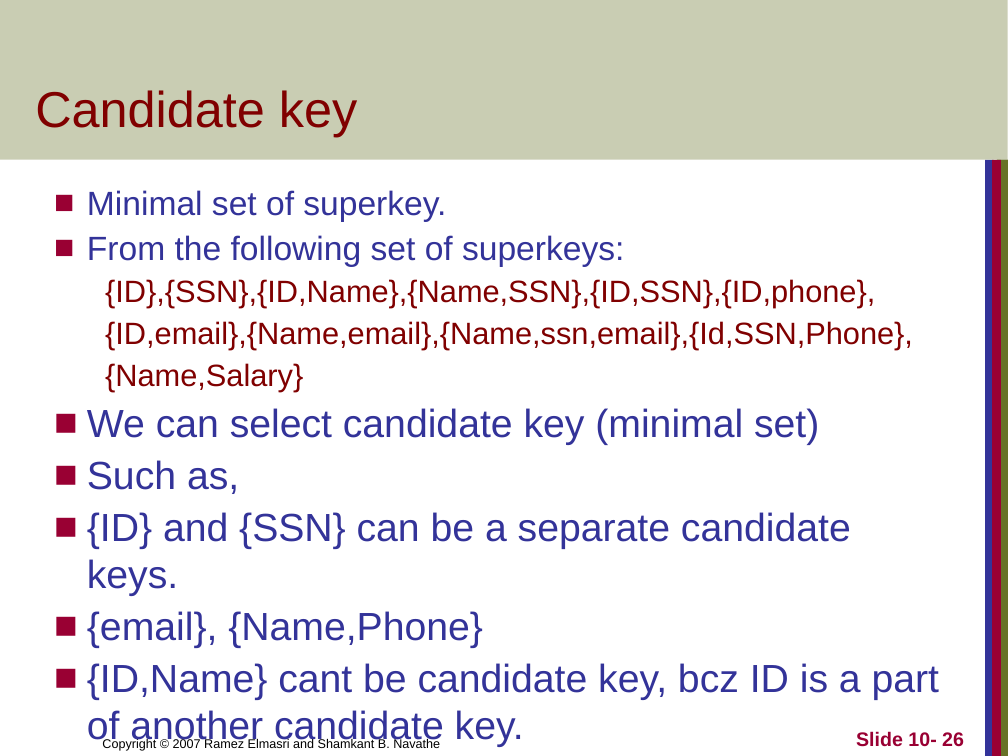
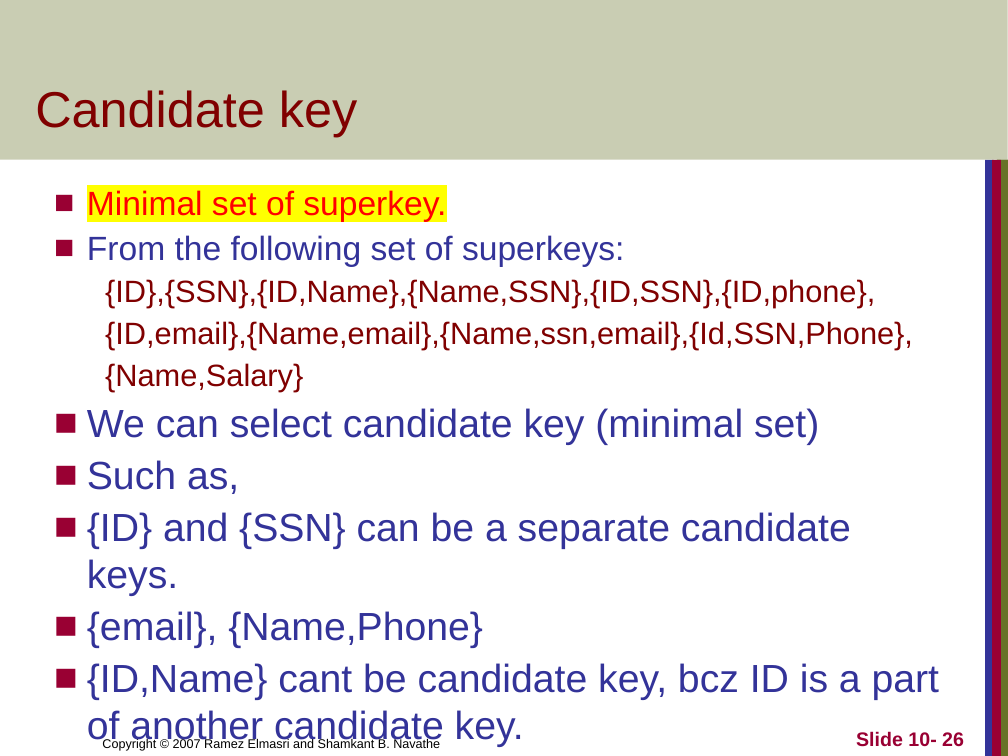
Before and after one commit to Om-Thanage/SY-NOTES, a slide deck: slide 26 of Sem 4/RDBMS/Module 4/4.1_Relational database Design.pptx. Drawn at 1008x756 pixels with LibreOffice and Linux fonts; fonts in the diff are those of the drawing. Boxes give left, top, right and bottom in pixels: in the first picture for what was removed or moved away, otherwise in the second. Text is boxed around its words. In the diff, an @@ line names an element or a change of style, - is before the commit and + after.

```diff
--- a/Sem 4/RDBMS/Module 4/4.1_Relational database Design.pptx
+++ b/Sem 4/RDBMS/Module 4/4.1_Relational database Design.pptx
@@ text at [87,190,446,222]: text colour #333399 to #FF0000, highlight none to #FFFF00 in "Minimal set of superkey." @@
```
Also in this commit, not shown: 34 other slides changed, 50 other files.
